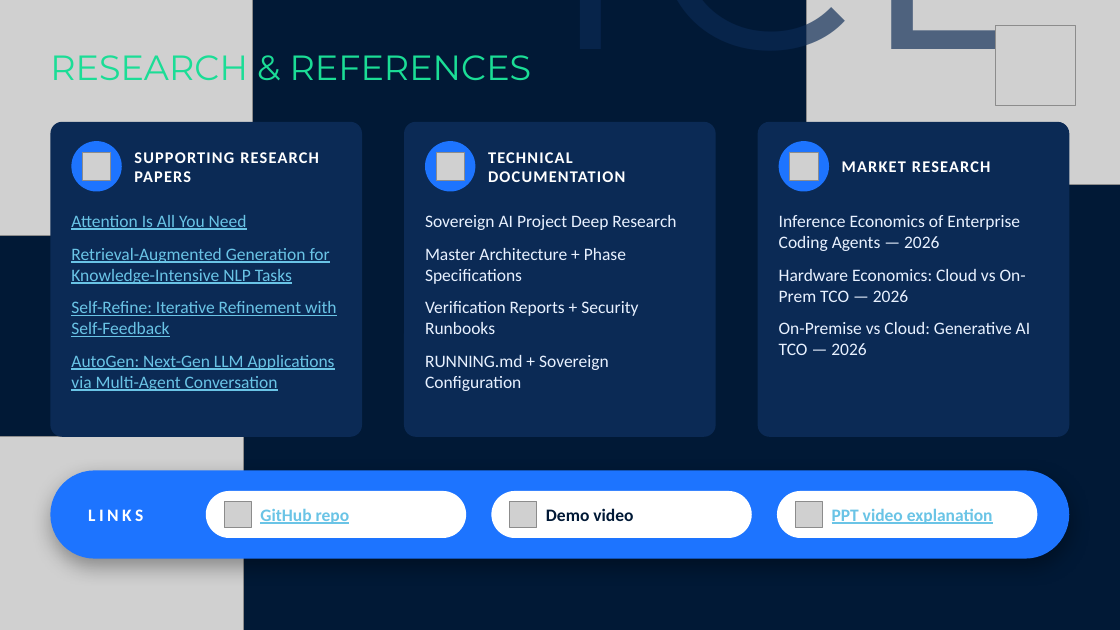
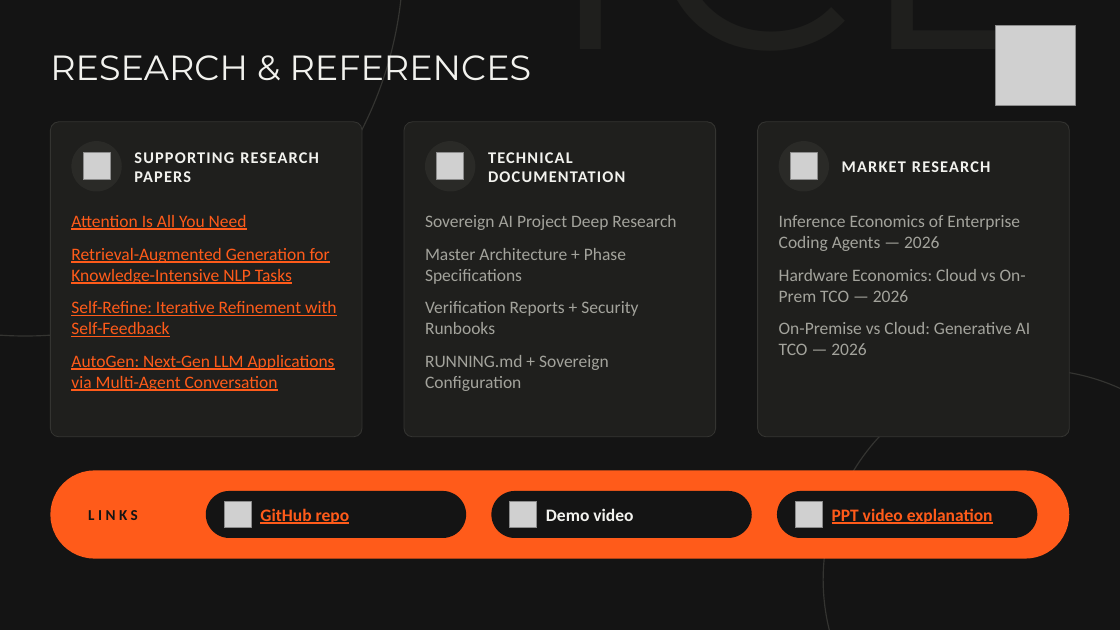
Before and after one commit to Yash3510/Multi-LLM-Agentic-Ai, a slide deck: slide 9 of presentation/Team-Kern-SIH2026-Sovereign-AI.pptx. Drawn at 1120x630 pixels with LibreOffice and Linux fonts; fonts in the diff are those of the drawing; grey boxes stand for pictures. Boxes give left, top, right and bottom in pixels: in the first picture for what was removed or moved away, otherwise in the second. Text is boxed around its words. In the diff, an @@ line names an element or a change of style, - is before the commit and + after.

```diff
--- a/presentation/Team-Kern-SIH2026-Sovereign-AI.pptx
+++ b/presentation/Team-Kern-SIH2026-Sovereign-AI.pptx
@@ background #011936 to #141414 @@
@@ picture removed at (x1=0, y1=0, x2=252, y2=235) @@
@@ ellipse added at (x1=0, y1=0, x2=403, y2=336), outline #343431 1 pt @@
@@ text "4CE" at (x1=454, y1=25, x2=1054, y2=106): text colour #0B2A55 at 65% opacity to #1F1F1D @@
@@ picture removed at (x1=807, y1=0, x2=1120, y2=185) @@
@@ text "RESEARCH & REFERENCES" at (x1=50, y1=55, x2=531, y2=81): text colour gradient #1BDD96 to #00B0F0 to #F2F2EE @@
@@ fill #0B2A55 to #1F1F1D; outline none to #343431 0.75 pt; proportions changed in 3 elements at (x1=50, y1=122, x2=362, y2=437), (x1=404, y1=122, x2=716, y2=437), (x1=758, y1=122, x2=1070, y2=437) @@
@@ fill #1D74FF to #2A2A27 in 3 elements at (x1=71, y1=141, x2=122, y2=192), (x1=425, y1=141, x2=476, y2=192), (x1=779, y1=141, x2=829, y2=192) @@
@@ text colour #FFFFFF to #F2F2EE in 3 elements at (x1=134, y1=152, x2=319, y2=182), (x1=488, y1=152, x2=625, y2=182), (x1=842, y1=161, x2=991, y2=172) @@
@@ text "Sovereign AI Project Deep Research" at (x1=425, y1=215, x2=676, y2=391): text colour #E8F1FF to #A3A39C @@
@@ text "Inference Economics of Enterprise Coding ..." at (x1=779, y1=215, x2=1031, y2=355): text colour #E8F1FF to #A3A39C @@
@@ ellipse added at (x1=823, y1=370, x2=1120, y2=630), outline #343431 1 pt @@
@@ picture removed at (x1=0, y1=437, x2=244, y2=630) @@
@@ rounded rectangle at (x1=50, y1=471, x2=1070, y2=559): fill #1D74FF to #FF5B1A; shadow off @@
@@ text "LINKS" at (x1=88, y1=510, x2=138, y2=520): size 15 to 13 pt, text colour #FFFFFF to #141414 @@
@@ text "Demo video" at (x1=546, y1=508, x2=633, y2=521): text colour #011936 to #F2F2EE @@
@@ fill #FFFFFF to #141414 in 3 elements at (x1=206, y1=491, x2=466, y2=538), (x1=492, y1=491, x2=752, y2=538), (x1=777, y1=491, x2=1038, y2=538) @@
@@ text colour #6AC4E6 to #FF5B1A in 3 elements at (x1=71, y1=215, x2=337, y2=391), (x1=260, y1=508, x2=350, y2=524), (x1=832, y1=508, x2=993, y2=524) @@
```
Also in this commit, not shown: 9 other slides changed, 6 other files.
